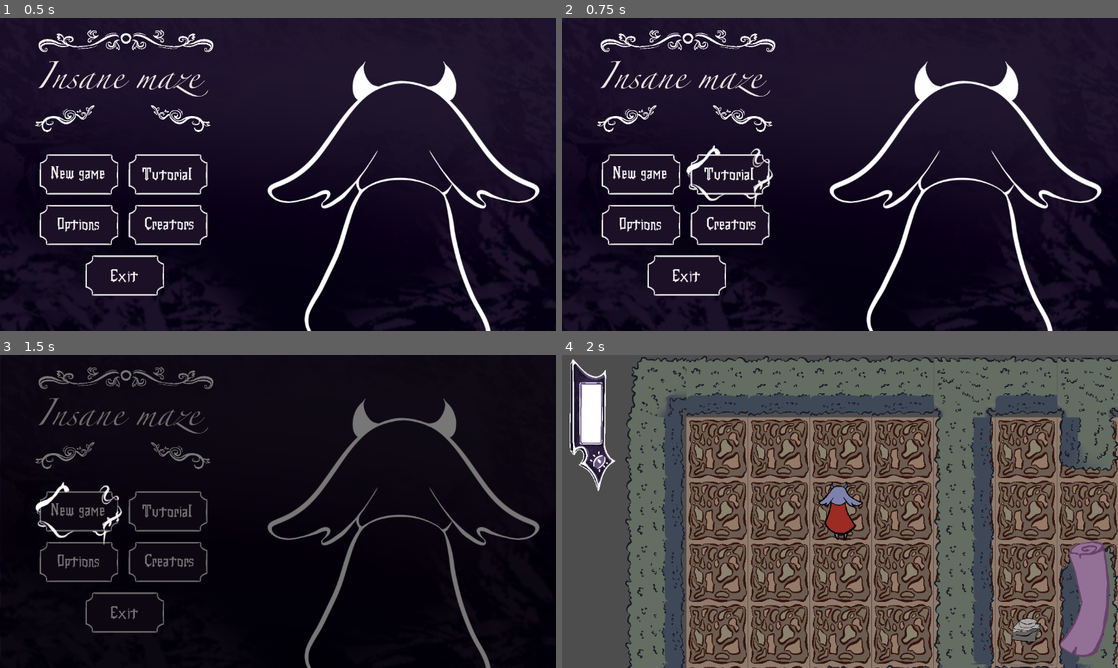
Above: before the commit, frames 1-4 (two rows, left to right).
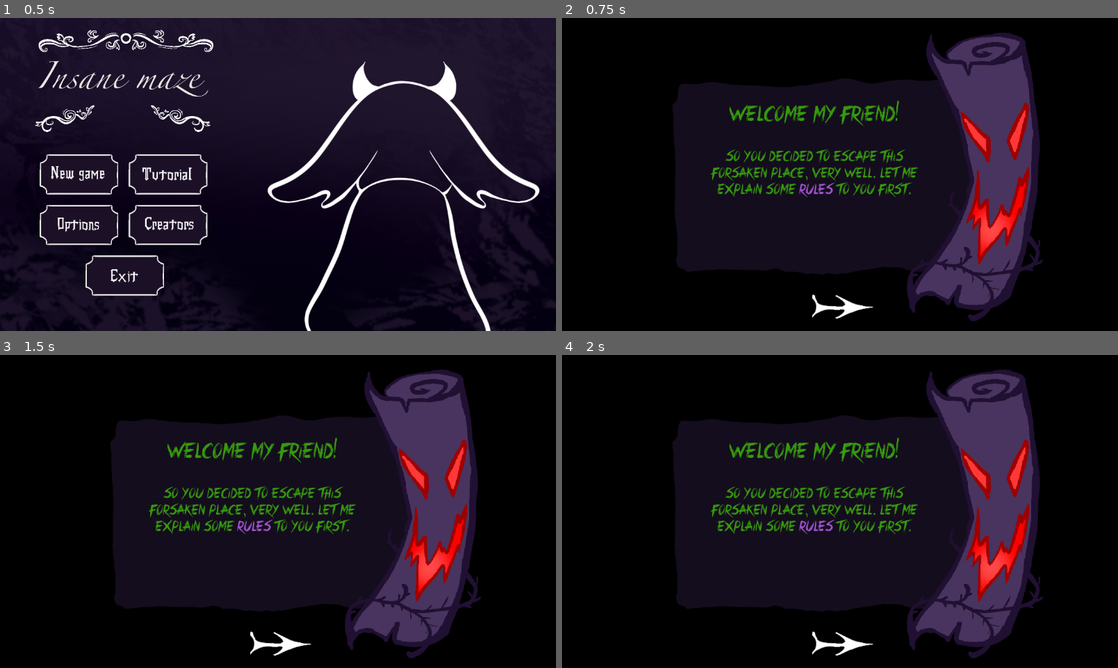
Above: after the commit, the same moments.

Repository: Horacjusz/a_merdz_byl
Game: Godot game, scene res://scenes/main.tscn
The game is run twice, just before and just after one commit, with the same random seed, the same clock (stepped at 60 frames per second) and the same inputs. Sound files missing from this copy of the repository are replaced by a short silence.
Inputs (mouse positions are in pixels of both pictures, inside the frame that each line leads up to):
- Up to frame 1 (0.5 s): no input
- Up to frame 2 (0.75 s): click (728, 174) at 0.5 s
- Up to frame 3 (1.5 s): click (77, 511) at 1.27 s
- Up to frame 4 (2 s): no input

Frame 1 is identical in both runs. In frame 2, 62% of the frame differs, in the area x 0-100%, y 0-100%; in frame 3, 22%; in frame 4, 98%.

Commit message:
work please

Diff:
--- a/game/scenes/ui/menus/credits_menu.tscn
+++ b/game/scenes/ui/menus/credits_menu.tscn
@@ -1,8 +1,9 @@
-[gd_scene format=3 uid="uid://du680hayqsj08"]
+[gd_scene format=3 uid="uid://dxca23tt7mgti"]
 
 [ext_resource type="Script" uid="uid://8jq0g83j1hlj" path="res://scripts/credits_menu.gd" id="1_6b6gf"]
-[ext_resource type="Texture2D" uid="uid://dpos2d64382jd" path="res://assets/menu_asset/exit_asset_rough.png" id="1_kbv1m"]
 [ext_resource type="AudioStream" uid="uid://dvv6s21gm8ovu" path="res://assets/sounds/Menu/creatorshome-digital-click-357350.mp3" id="3_scm5y"]
+[ext_resource type="Texture2D" uid="uid://43eidaalv3se" path="res://assets/menu_asset/arrow.png" id="3_sqv04"]
+[ext_resource type="Texture2D" uid="uid://dmtr2apf110q8" path="res://assets/menu_asset/Creators_screen.png" id="4_sqv04"]
 
 [node name="CreditsMenu" type="Control" unique_id=1682404364]
 layout_mode = 3
@@ -13,14 +14,16 @@
 grow_vertical = 2
 script = ExtResource("1_6b6gf")
 
-[node name="ColorRect" type="ColorRect" parent="." unique_id=1896539754]
+[node name="TextureRect" type="TextureRect" parent="." unique_id=1651644629]
 layout_mode = 1
 anchors_preset = 15
 anchor_right = 1.0
 anchor_bottom = 1.0
 grow_horizontal = 2
 grow_vertical = 2
-color = Color(0.1327821, 0.1600604, 0.10418051, 1)
+texture = ExtResource("4_sqv04")
+expand_mode = 1
+stretch_mode = 5
 
 [node name="MarginContainer" type="MarginContainer" parent="." unique_id=56641547]
 layout_mode = 1
@@ -37,9 +40,8 @@
 [node name="BackButton" type="TextureButton" parent="MarginContainer" unique_id=6233260]
 custom_minimum_size = Vector2(247, 100)
 layout_mode = 2
-size_flags_horizontal = 4
-size_flags_vertical = 4
-texture_normal = ExtResource("1_kbv1m")
+size_flags_vertical = 8
+texture_normal = ExtResource("3_sqv04")
 ignore_texture_size = true
 stretch_mode = 5
 
--- a/game/scenes/ui/menus/main_menu.tscn
+++ b/game/scenes/ui/menus/main_menu.tscn
@@ -10,9 +10,10 @@
 [ext_resource type="Texture2D" uid="uid://bpr4k74p8ktn" path="res://assets/menu_asset/button_tutorial.png" id="6_nmbxx"]
 [ext_resource type="Texture2D" uid="uid://co61p3yctfeor" path="res://assets/menu_asset/button_options.png" id="7_bl8wb"]
 [ext_resource type="Texture2D" uid="uid://c4ryqr8pyu22c" path="res://assets/menu_asset/button_creators.png" id="8_c8e1o"]
-[ext_resource type="PackedScene" uid="uid://du680hayqsj08" path="res://scenes/ui/menus/credits_menu.tscn" id="8_jk7nv"]
+[ext_resource type="PackedScene" uid="uid://dxca23tt7mgti" path="res://scenes/ui/menus/credits_menu.tscn" id="8_jk7nv"]
 [ext_resource type="Texture2D" uid="uid://bjh74kc81cabb" path="res://assets/menu_asset/button_exit.png" id="9_e7y46"]
 [ext_resource type="AudioStream" uid="uid://dvv6s21gm8ovu" path="res://assets/sounds/Menu/creatorshome-digital-click-357350.mp3" id="13_bl8wb"]
+[ext_resource type="PackedScene" uid="uid://btcjr2e00vkuf" path="res://scenes/ui/menus/tutorial_menu.tscn" id="14_e7y46"]
 
 [sub_resource type="AtlasTexture" id="AtlasTexture_smbs8"]
 atlas = ExtResource("4_h4dpu")
@@ -109,6 +110,10 @@
 layout_mode = 2
 texture_normal = SubResource("AtlasTexture_c8e1o")
 
+[node name="TutorialMenu" parent="." unique_id=783237466 instance=ExtResource("14_e7y46")]
+visible = false
+layout_mode = 1
+
 [node name="OptionsMenu" parent="." unique_id=2129501986 instance=ExtResource("3_whicr")]
 visible = false
 layout_mode = 1
@@ -138,5 +143,6 @@
 [connection signal="pressed" from="MainMenuContainer/GridContainer/OptionsButton" to="." method="_on_options_button_pressed"]
 [connection signal="pressed" from="MainMenuContainer/GridContainer/CreditsButton" to="." method="_on_credits_button_pressed"]
 [connection signal="pressed" from="MainMenuContainer/ExitButton" to="." method="_on_exit_button_pressed"]
+[connection signal="exit_tutorial_menu" from="TutorialMenu" to="." method="_on_tutorial_menu_exit_tutorial_menu"]
 [connection signal="exit_options_menu" from="OptionsMenu" to="." method="_on_options_menu_exit_options_menu"]
 [connection signal="exit_credits_menu" from="CreditsMenu" to="." method="_on_credits_menu_exit_credits_menu"]
--- /dev/null
+++ b/game/scenes/ui/menus/tutorial_menu.tscn
@@ -0,0 +1,101 @@
+[gd_scene format=3 uid="uid://btcjr2e00vkuf"]
+
+[ext_resource type="Texture2D" uid="uid://43eidaalv3se" path="res://assets/menu_asset/arrow.png" id="3_byiv1"]
+
+[sub_resource type="GDScript" id="GDScript_iaidv"]
+script/source = "extends Control
+
+signal exit_tutorial_menu
+
+@onready var texture_rect: TextureRect = $TextureRect
+@onready var next_button: TextureButton = $MarginContainer/NextButton
+
+const FOLDER_PATH := \"res://assets/tutorial_asset/\"
+const FILE_PREFIX := \"Tutorial\"
+const FILE_EXTENSION := \".png\"
+
+var slides: Array[Texture2D] = []
+var current_index: int = 0
+
+
+func _ready() -> void:
+	build_slides_array()
+
+	if slides.is_empty():
+		push_warning(\"No tutorial slides found.\")
+		return
+
+	texture_rect.texture = slides[current_index]
+
+
+func _on_next_button_pressed() -> void:
+	current_index += 1
+
+	if current_index >= slides.size():
+		emit_signal(\"exit_tutorial_menu\")
+		return
+
+	texture_rect.texture = slides[current_index]
+
+
+func build_slides_array() -> void:
+	slides.clear()
+
+	var index := 1
+
+	while true:
+		var path := FOLDER_PATH + FILE_PREFIX + str(index) + FILE_EXTENSION
+
+		if not ResourceLoader.exists(path):
+			break
+
+		slides.append(load(path))
+		index += 1
+"
+
+[node name="TutorialMenu" type="Control" unique_id=783237466]
+layout_mode = 3
+anchors_preset = 15
+anchor_right = 1.0
+anchor_bottom = 1.0
+grow_horizontal = 2
+grow_vertical = 2
+script = SubResource("GDScript_iaidv")
+
+[node name="ColorRect" type="ColorRect" parent="." unique_id=1851668999]
+layout_mode = 1
+anchors_preset = 15
+anchor_right = 1.0
+anchor_bottom = 1.0
+grow_horizontal = 2
+grow_vertical = 2
+color = Color(0, 0, 0, 1)
+
+[node name="TextureRect" type="TextureRect" parent="." unique_id=1464326330]
+layout_mode = 1
+anchors_preset = 15
+anchor_right = 1.0
+anchor_bottom = 1.0
+grow_horizontal = 2
+grow_vertical = 2
+expand_mode = 1
+stretch_mode = 5
+
+[node name="MarginContainer" type="MarginContainer" parent="." unique_id=1399389993]
+layout_mode = 1
+anchors_preset = 15
+anchor_right = 1.0
+anchor_bottom = 1.0
+grow_horizontal = 2
+grow_vertical = 2
+
+[node name="NextButton" type="TextureButton" parent="MarginContainer" unique_id=2020050140]
+custom_minimum_size = Vector2(247, 100)
+layout_mode = 2
+size_flags_vertical = 8
+texture_normal = ExtResource("3_byiv1")
+ignore_texture_size = true
+stretch_mode = 5
+flip_h = true
+
+[connection signal="pressed" from="MarginContainer/NextButton" to="." method="_on_next_button_pressed"]
--- a/game/scripts/credits_menu.gd
+++ b/game/scripts/credits_menu.gd
@@ -5,5 +5,5 @@
 
 
 func _on_back_button_pressed() -> void:
+	exit_credits_menu.emit()
 	$SelectionClick.play()
-	exit_credits_menu.emit()
--- a/game/scripts/main_menu.gd
+++ b/game/scripts/main_menu.gd
@@ -5,6 +5,7 @@
 signal exit_button_pressed()
 
 @onready var main_menu: VBoxContainer = $MainMenuContainer
+@onready var tutorial_menu: Control = $TutorialMenu
 @onready var options_menu: Control = $OptionsMenu
 @onready var credits_menu: Control = $CreditsMenu
 @onready var start_button: TextureButton = $MainMenuContainer/GridContainer/StartButton
@@ -59,10 +60,18 @@
 
 
 func _on_credits_menu_exit_credits_menu() -> void:
+	main_menu.visible = true
 	credits_menu.visible = false
-	main_menu.visible = true
 	$SelectionClick.play()
 
 
 func _on_tutorial_button_pressed() -> void:
+	tutorial_menu.visible = true
+	main_menu.visible = false
 	$SelectionClick.play()
+
+
+func _on_tutorial_menu_exit_tutorial_menu() -> void:
+	tutorial_menu.visible = false
+	main_menu.visible = true
+	$SelectionClick.play()
--- /dev/null
+++ b/game/scripts/tutorial_menu.gd
@@ -0,0 +1 @@
+extends Control
Not shown: 1 places in game/resources/tile_set.tres that only renumber resources
Not shown, added: game/scripts/tutorial_menu.gd.uid
